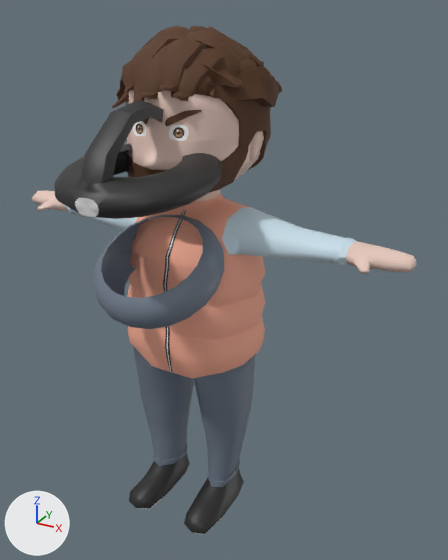
What one commit did to the FBX model Assets/Animations/JumpingAnimation.fbx.
One viewpoint serves both versions: a 50 mm camera at (0.0449, -0.0722, 0.076) aimed at (0.0054, -0.0004, 0.0401). The lights are fixed; the arrows at lower left show +X, +Y and +Z. Where no turn or scale is listed for an object, it has been applied to the vertices.

Objects in the first picture: 'Body', 'Hair_Scalp', 'Headlamp', 'Scarf', 'Tuft_of_hair1', 'Tuft_of_hair11', 'Tuft_of_hair24', 'Tuft_of_hair4', 'Tuft_of_hair5', 'Tuft_of_hair6', 'Tuft_of_hair7'.
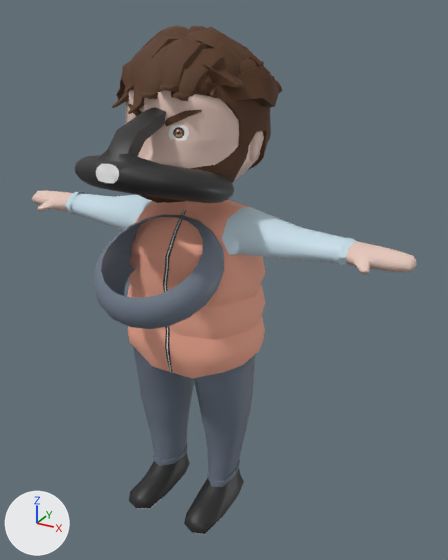
Location of each change, (x1, y1, x2, y2) in pixels of the pictures (448 x 560 px):
'Headlamp', moved, turned: before (54, 100, 222, 219); after (74, 107, 234, 203)

The change in detail:
Object 'Headlamp' (ob_headlamp) moves from (-0.0255, 6.066, 1.176) to (-0.0255, 5.926, 0.684).
Object 'Headlamp' (ob_headlamp) turns from (5.7, 2.6, 0.2) to (-17, 2.3, -1.3) degrees about x, y and z.
